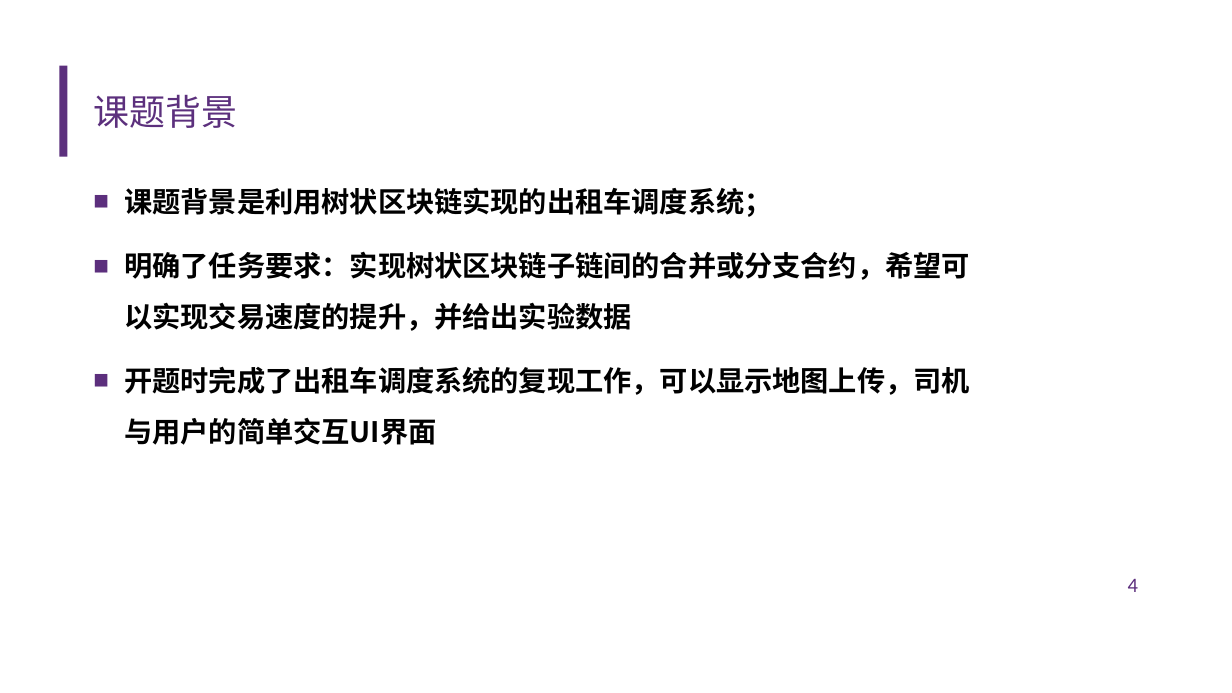
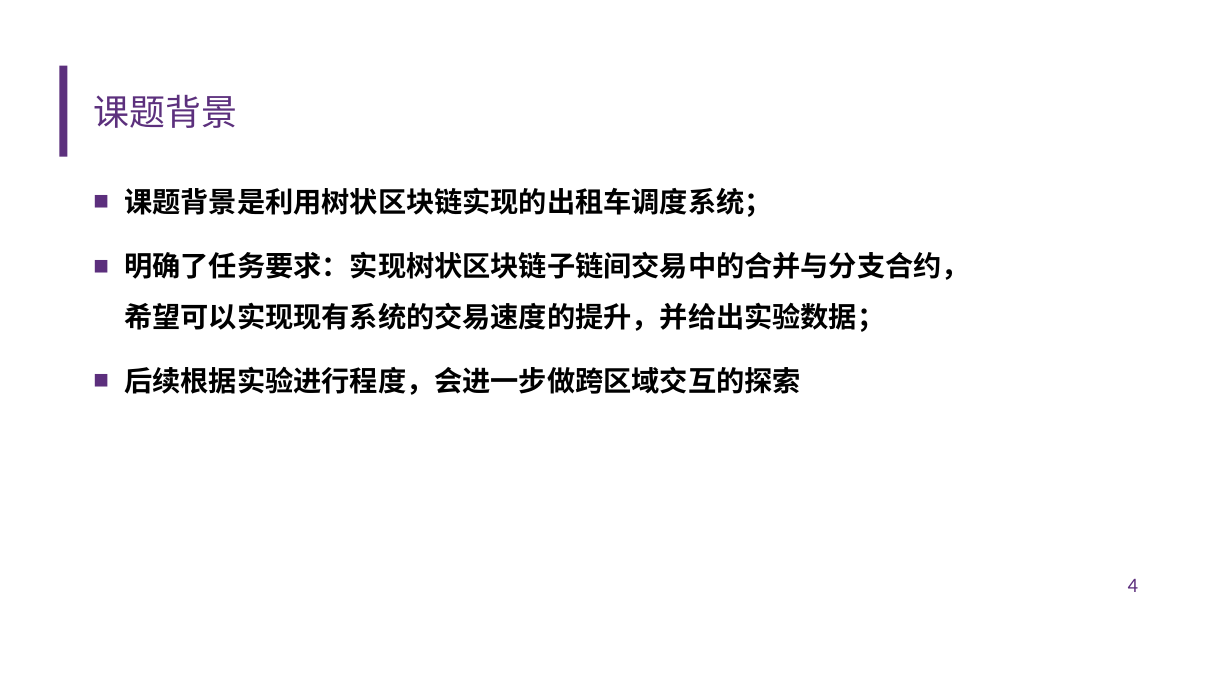
Before and after one commit to diyz19/GraduationDesign, a slide deck: slide 4 of 中期报告.pptx. Drawn at 1232x693 pixels with LibreOffice and Linux fonts; fonts in the diff are those of the drawing; background and template pictures are left out. Boxes give left, top, right and bottom in pixels: in the first picture for what was removed or moved away, otherwise in the second. Text is boxed around its words. In the diff, an @@ line names an element or a change of style, - is before the commit and + after.

```diff
--- a/中期报告.pptx
+++ b/中期报告.pptx
@@ text at [124,251,970,395]: text changed @@
-■ 明确了任务要求：实现树状区块链子链间的合并或分支合约，希望可以实现交易速度的提升，并给出实验数据
-■ 开题时完成了出租车调度系统的复现工作，可以显示地图上传，司机与用户的简单交互UI界面
+■ 明确了任务要求：实现树状区块链子链间交易中的合并与分支合约，希望可以实现现有系统的交易速度的提升，并给出实验数据；
+■ 后续根据实验进行程度，会进一步做跨区域交互的探索
```
Also in this commit, not shown: 6 other slides changed, 4 slides added.
